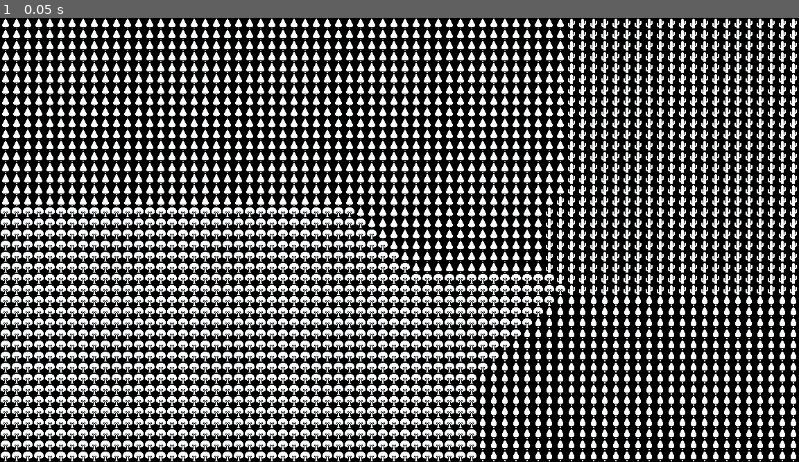
Above: before the commit, frame 1.
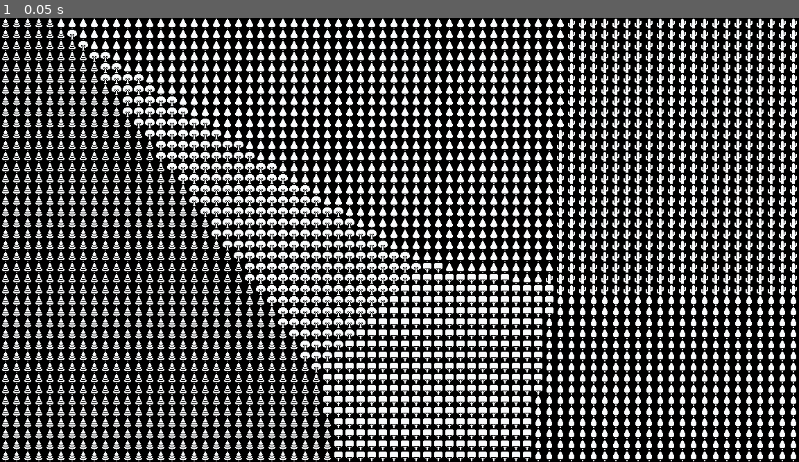
Above: after the commit, the same moment.

Repository: Zishan-Rahman/GD4VoronoiRPG
Game: Godot game, scene res://tile_map.tscn
Same seed, same stepped clock (60 frames per second), same inputs: the game is played once before the commit and once after it.
Inputs:
- Up to frame 1 (0.05 s): no input

The runs differ from the first frame. In frame 1, 17% of the frame differs, in the area x 0-71%, y 0-100%.

Commit message:
Incorporate Euclidean distance calculation into game

Diff:
--- a/tile_map.gd
+++ b/tile_map.gd
@@ -1,6 +1,9 @@
 extends TileMap
 
 var points: Array[Dictionary] = []
+const EUCLIDEAN: String = "Euclidean distance"
+const MANHATTAN: String = "Manhattan distance"
+@export_enum(EUCLIDEAN, MANHATTAN) var distance = MANHATTAN
 @export_range(2, 6, 1) var random_starting_points: int = 4
 var x_tile_range: int = ProjectSettings.get_setting("display/window/size/viewport_width") / tile_set.tile_size.x
 var y_tile_range: int = ProjectSettings.get_setting("display/window/size/viewport_height") / tile_set.tile_size.y
@@ -22,6 +25,14 @@
 
 func rand_range(minimum, maximum):
 	return floor(randf() * ((maximum) - minimum) + minimum)
+
+func _squared(x):
+	return x ** 2
+
+func calculate_points_delta(x: int, y: int, p: int):
+	if distance == MANHATTAN:
+		return abs(points[p]["x"] - x) + abs(points[p]["y"] - y)
+	return sqrt(_squared(points[p]["x"] - x) + _squared(points[p]["y"] - y))
 
 func define_points(num_points):
 	var types: Array[Vector2i] = [Vector2i(0,1),Vector2i(1,1),Vector2i(2,1),Vector2i(5,1),Vector2i(6,1),Vector2i(4,2)]
@@ -45,7 +56,7 @@
 				"delta": x_tile_range * y_tile_range
 			}
 			for p in range(len(points)):
-				var delta = abs(points[p]["x"] - x) + abs(points[p]["y"] - y)
+				var delta = calculate_points_delta(x, y, p)
 				if delta < lowest_delta["delta"]:
 					lowest_delta = {
 						"point_id": p,
--- a/tile_map.tscn
+++ b/tile_map.tscn
@@ -1091,3 +1091,5 @@
 tile_set = SubResource("TileSet_3drs5")
 format = 2
 script = ExtResource("2_lf4lw")
+distance = "Euclidean distance"
+random_starting_points = 6
